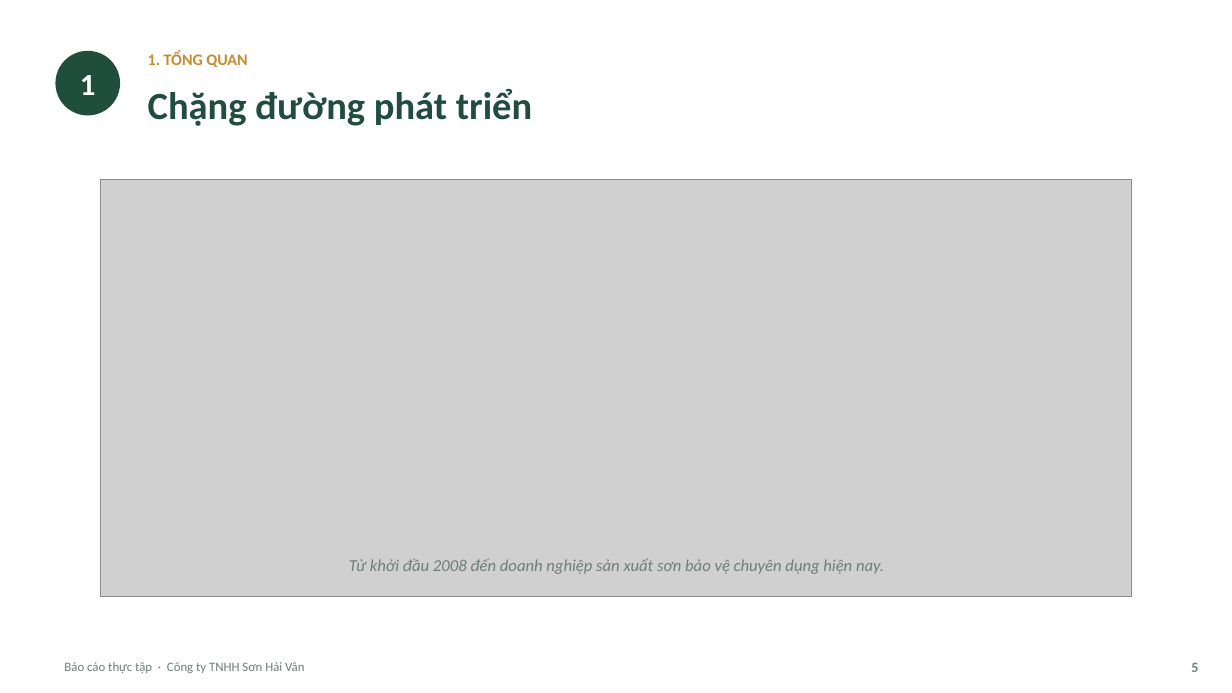
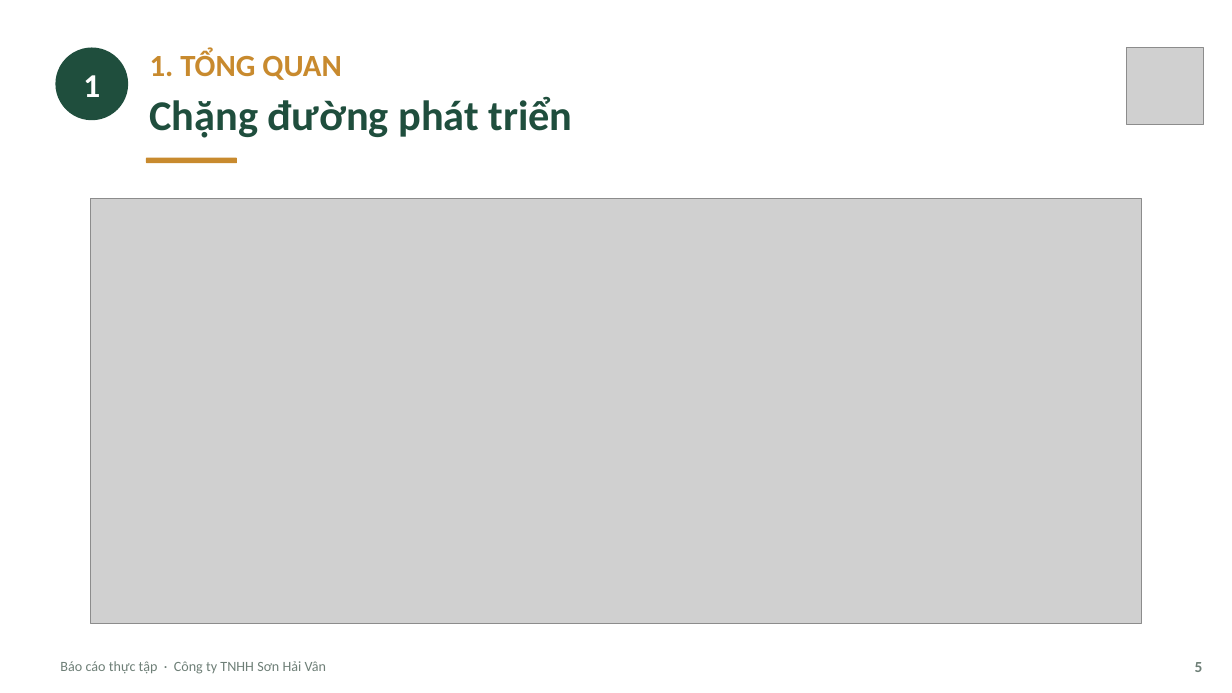
Before and after one commit to tranconcoder/pubic-resources, a slide deck: slide 5 of SuHeo/Báo cáo thực tập - Sơn Hải Vân.pptx. Drawn at 1232x693 pixels with LibreOffice and Linux fonts; fonts in the diff are those of the drawing; grey boxes stand for pictures. Boxes give left, top, right and bottom in pixels: in the first picture for what was removed or moved away, otherwise in the second. Text is boxed around its words. In the diff, an @@ line names an element or a change of style, - is before the commit and + after.

```diff
--- a/SuHeo/Báo cáo thực tập - Sơn Hải Vân.pptx
+++ b/SuHeo/Báo cáo thực tập - Sơn Hải Vân.pptx
@@ ellipse "1": place and size @@
-ellipse "1" at (55,51,120,116)
+ellipse "1" at (55,47,128,120)
@@ ellipse "1" at (55,47,128,120): size 24 to 26 pt @@
@@ text "1. TỔNG QUAN" at (150,50,341,80): size 12.5 to 24 pt @@
@@ picture added at (1127,47,1203,124) @@
@@ text "Chặng đường phát triển": place and size @@
-text "Chặng đường phát triển" at (148,89,532,126)
+text "Chặng đường phát triển" at (150,96,572,138)
@@ text "Chặng đường phát triển" at (150,96,572,138): size 30 to 33 pt @@
@@ rounded rectangle added at (146,158,237,164), fill #C88A2E @@
@@ picture: place and size @@
-picture at (101,180,1131,597)
+picture at (91,199,1141,624)
@@ text removed at (349,558,884,574) @@
-Từ khởi đầu 2008 đến doanh nghiệp sản xuất sơn bảo vệ chuyên dụng hiện nay.
@@ text "Báo cáo thực tập · ..." at (60,661,326,674): size 10 to 11 pt @@
@@ text "5" at (1195,662,1203,672): size 11 to 12 pt @@
```
Also in this commit, not shown: 21 other slides changed, 13 slides added, 10 slides removed, 1 other file.
